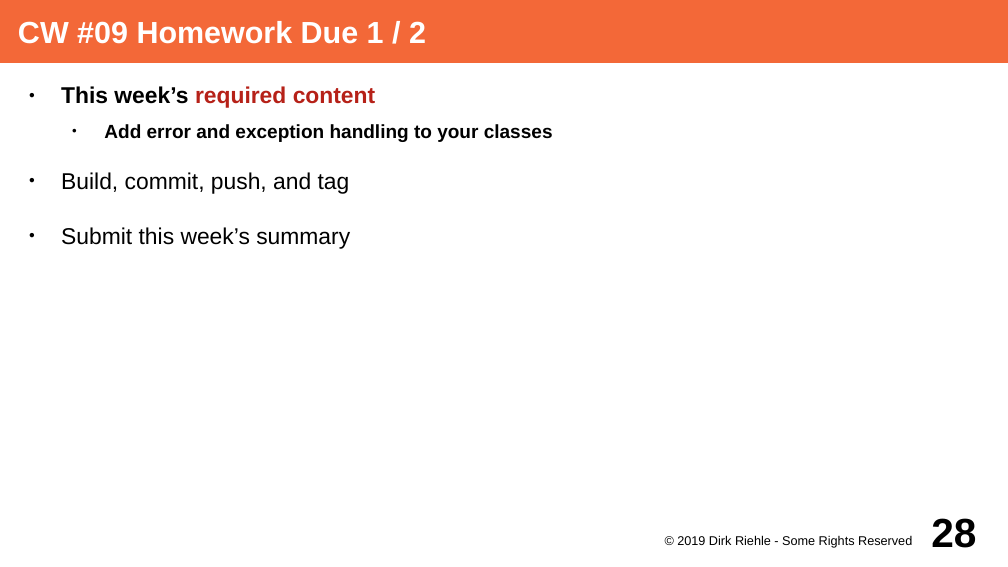
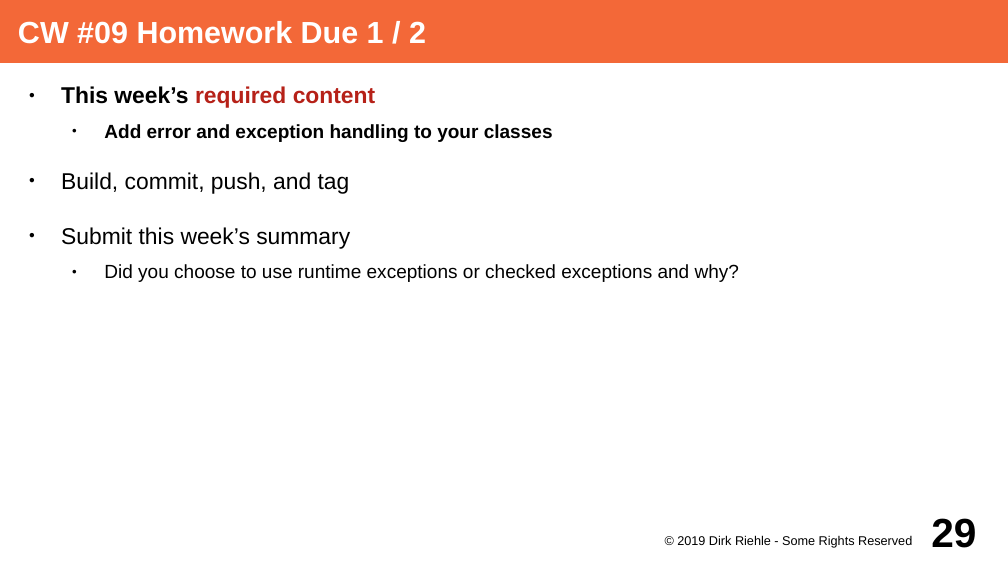
Before and after one commit to dirkriehle/adap-course, a slide deck: slide 29 of Lecture Slides/ADAP A02 - Course Schedule.odp (slide 28 before the commit). Drawn at 1008x567 pixels with LibreOffice and Linux fonts; fonts in the diff are those of the drawing. Boxes give left, top, right and bottom in pixels: in the first picture for what was removed or moved away, otherwise in the second. Text is boxed around its words. In the diff, an @@ line names an element or a change of style, - is before the commit and + after.

Commit message:
Updated homework and project set-up for WS 2019/20.

```diff
--- a/Lecture Slides/ADAP A02 - Course Schedule.odp
+++ b/Lecture Slides/ADAP A02 - Course Schedule.odp
@@ text at box(104, 264, 739, 282): paragraph added @@
+  ● Did you choose to use runtime exceptions or checked exceptions and why?
@@ page number at box(931, 518, 976, 548): text changed @@
-28
+29
```
Also in this commit, not shown: 22 other slides changed, 1 slide added, 3 other files.
